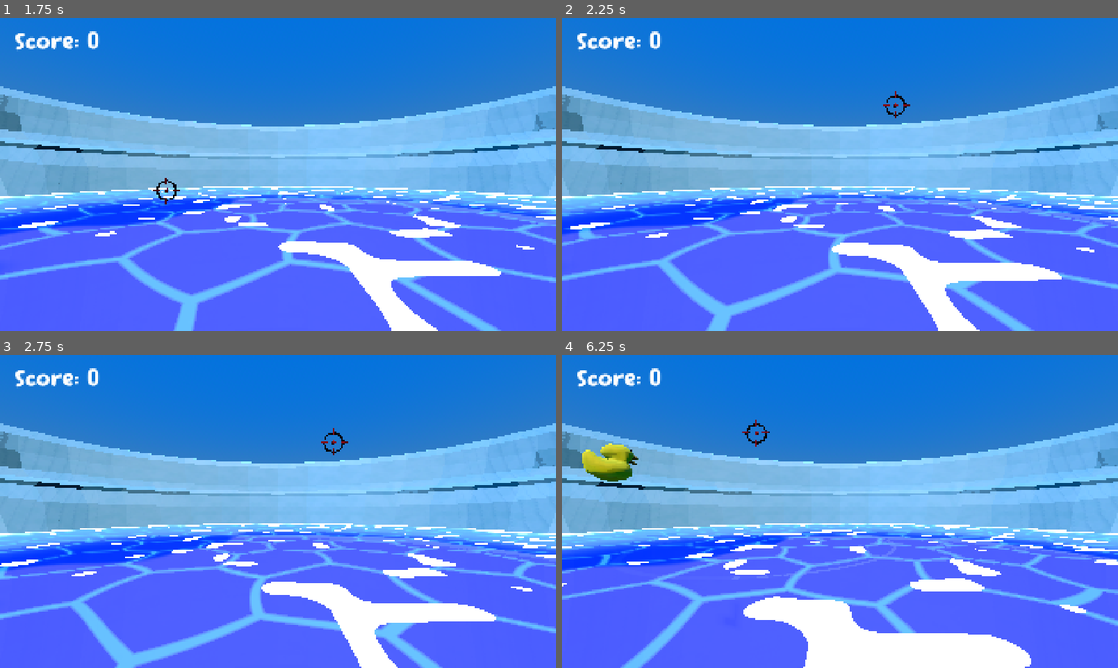
Above: before the commit, frames 1-4 (two rows, left to right).
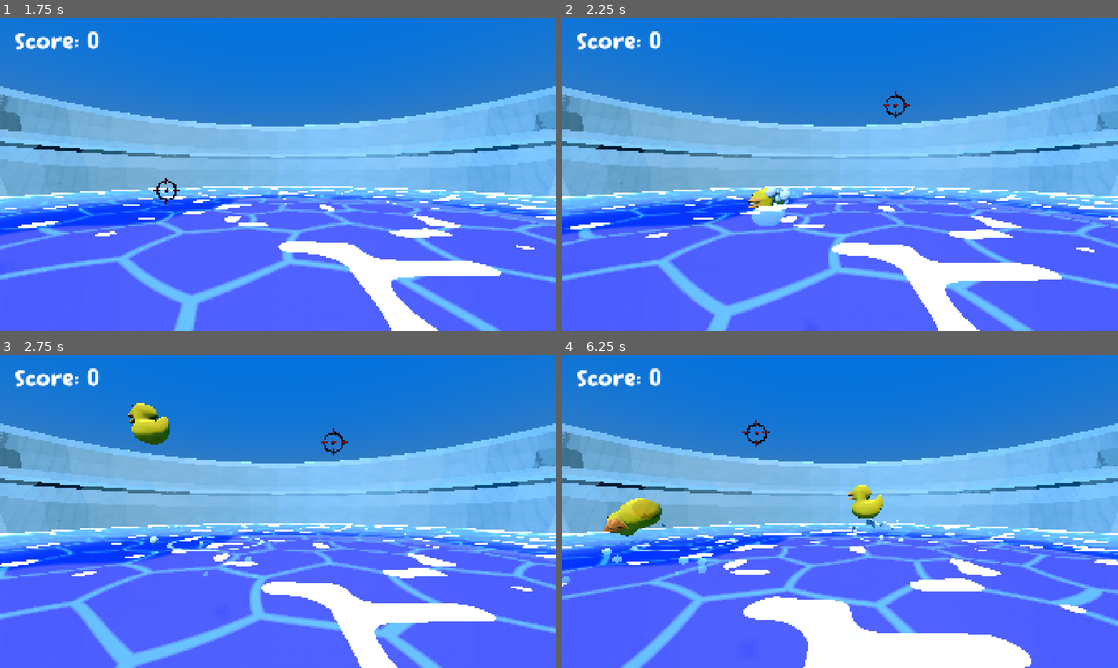
Above: after the commit, the same moments.

Repository: ashermemon/haven
Game: Godot game, scene res://game.tscn
Two runs of this game, one before a commit and one after it. Both use one fixed random seed, a clock stepped at 60 frames per second and the inputs below.
Inputs (mouse positions are in pixels of both pictures, inside the frame that each line leads up to):
- Up to frame 1 (1.75 s): move the mouse to (400, 158) at 0.52 s; press the mouse at (400, 158) at 0.53 s; move the mouse to (166, 190) at 1.27 s; release the mouse at (166, 190) at 1.28 s; click (166, 190) at 1.35 s
- Up to frame 2 (2.25 s): move the mouse to (895, 105) at 2.02 s; press the mouse at (895, 105) at 2.03 s
- Up to frame 3 (2.75 s): no input
- Up to frame 4 (6.25 s): move the mouse to (812, 574) at 2.77 s; release the mouse at (812, 574) at 2.78 s; click (812, 574) at 2.85 s; move the mouse to (1006, 558) at 3.52 s; press the mouse at (1006, 558) at 3.53 s; move the mouse to (673, 464) at 4.27 s; release the mouse at (673, 464) at 4.28 s; click (673, 464) at 4.35 s; move the mouse to (867, 511) at 5.02 s; press the mouse at (867, 511) at 5.03 s; move the mouse to (756, 433) at 5.77 s; release the mouse at (756, 433) at 5.78 s; click (756, 433) at 5.85 s

Frame 1 is identical in both runs. In frame 2, 0.7% of the frame differs, in the area x 33-41%, y 53-67%; in frame 3, 0.9%; in frame 4, 2.8%, in the area x 0-62%, y 28-73%.

Commit message:
Random bounce

Diff:
--- a/haven/game.tscn
+++ b/haven/game.tscn
@@ -144,7 +144,9 @@
 [node name="Spawner" type="Node3D" parent="." unique_id=923238417]
 script = ExtResource("1_feb5d")
 duck_scene = ExtResource("2_e2o6t")
+duck_freq = 0.5
 duck_accel = 0.005
+max_freq = 26.0
 
 [node name="Crosshair" parent="." unique_id=145224318 instance=ExtResource("3_feb5d")]
 transform = Transform3D(3.8636622e-10, 0, -0.032400005, 0, 0.032400005, 0, 0.032400005, 0, 3.8636622e-10, 0, 0, 3.9)
--- a/haven/rubberduck.gd
+++ b/haven/rubberduck.gd
@@ -2,7 +2,7 @@
 
 var duck_value = 5
 @onready var hud = get_tree().current_scene.get_node("HUD")
-
+var hitcount = 0
 var abletohit:= true
 
 var water_controller: Node
@@ -26,16 +26,23 @@
 	if body != self:
 		return
 
-	print("DUCK ENTERED WATER!")
+
 
 	var impact_strength = clampf(linear_velocity.length() / 6.0, 0.35, 1.5)
 
 	if water_controller == null:
-		print("ERROR: WATER CONTROLLER NOT FOUND")
 		return
 
-	print("TRIGGERING SPLASH!")
 	water_controller.splash(global_position, impact_strength)
+	hitcount+=1
+	if randf() < ((0.9 /hitcount)*2) && hitcount >= 2 && abletohit:
+
+		var ran_spin = Vector3(randf_range(-0.05, 0.05), randf_range(-0.05, 0.05), randf_range(-0.05, 0.05))
+		apply_torque_impulse(ran_spin * 15.0)
+
+		var impulse_force = Vector3(randf_range(-1, 1), randf_range(10, 16), 0.0)
+		apply_central_impulse(impulse_force)
+
 # Called every frame. 'delta' is the elapsed time since the previous frame.
 func _process(delta: float) -> void:
 	pass
